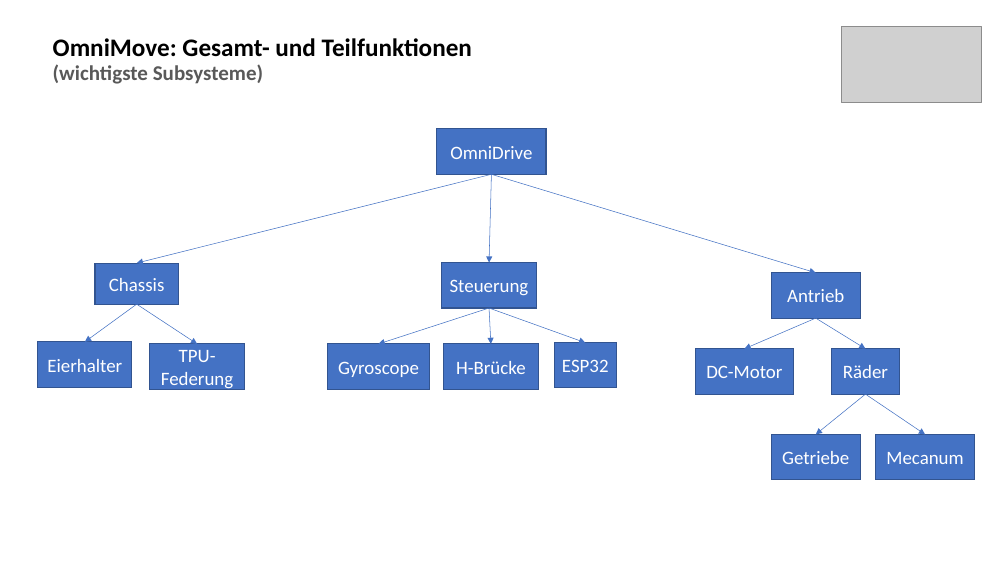
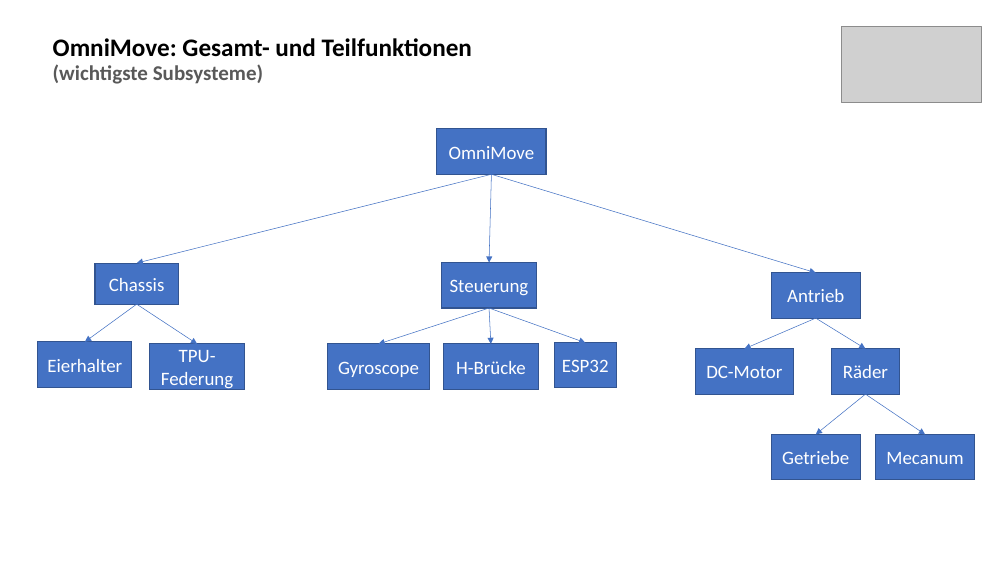
Before and after one commit to Khodii/OmniMoveCar, a slide deck: slide 7 of Praktikum Produktionstechnik M2.pptx. Drawn at 1008x567 pixels with LibreOffice and Linux fonts; fonts in the diff are those of the drawing; grey boxes stand for pictures. Boxes give left, top, right and bottom in pixels: in the first picture for what was removed or moved away, otherwise in the second. Text is boxed around its words. In the diff, an @@ line names an element or a change of style, - is before the commit and + after.

```diff
--- a/Praktikum Produktionstechnik M2.pptx
+++ b/Praktikum Produktionstechnik M2.pptx
@@ text in rectangle at (449, 146, 535, 159): text changed @@
-OmniDrive
+OmniMove
```
Also in this commit, not shown: 2 other slides changed.
